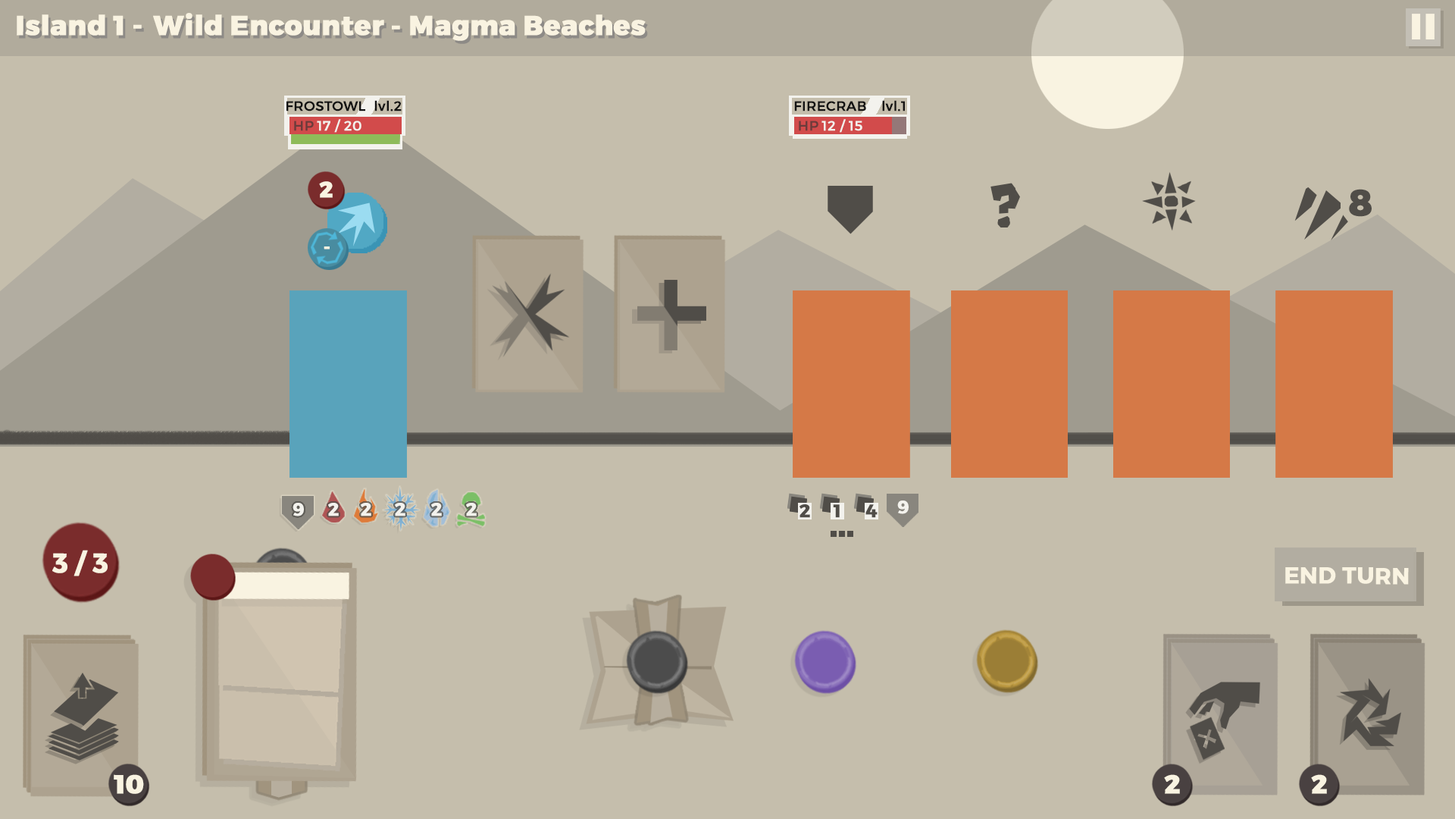
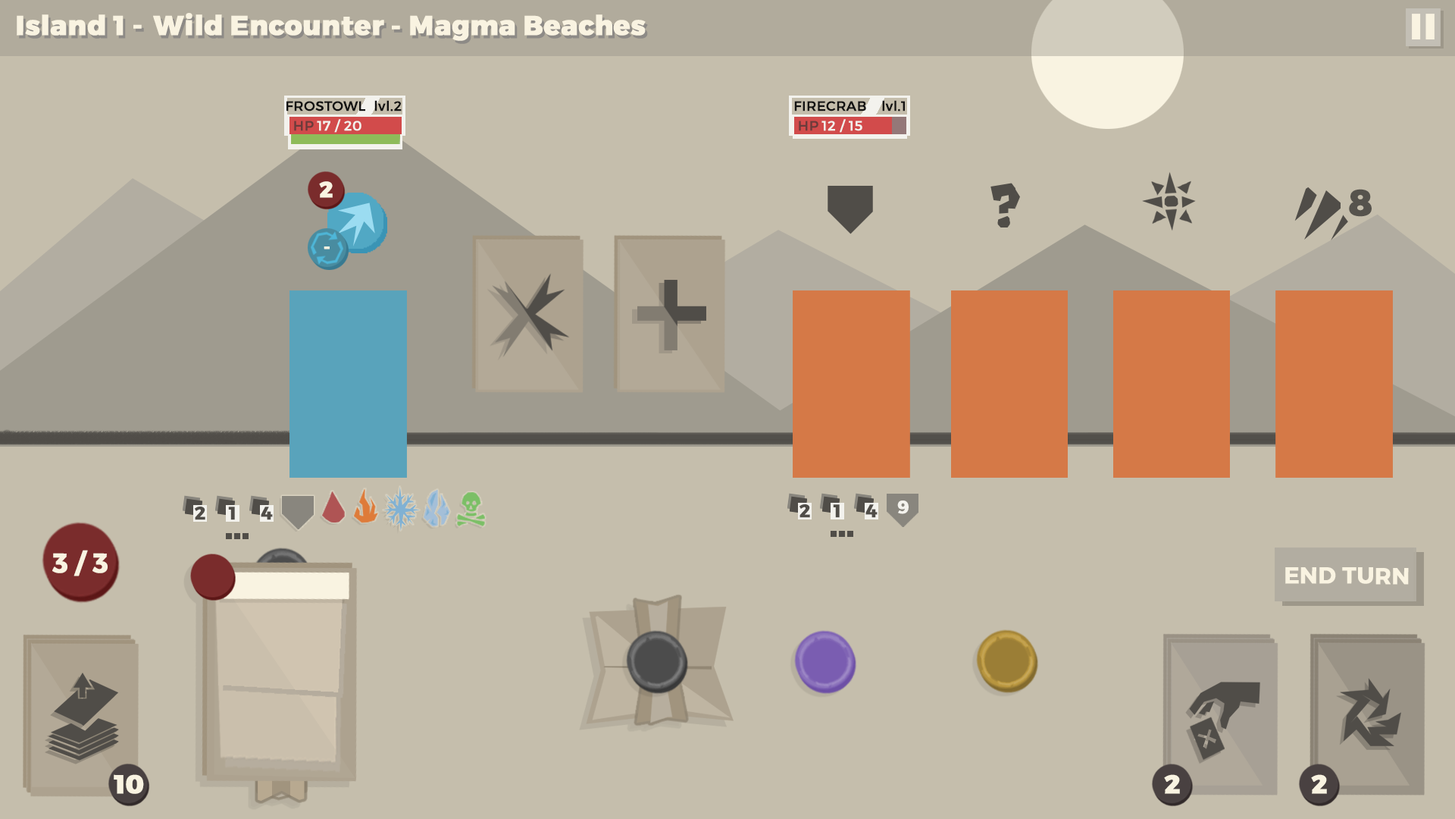
Layer changes from the first 1455×819 image to the second:
removed layer "Layer 4" (was 37%) from group "Card" over (220, 597, 348, 607)
painted on "IMG copy" over (215, 597, 345, 773)
showed "Quality_Ribbon_Upgraded" over (257, 762, 305, 801)
showed "Layer 3" (1st of 2, in "UI_area" › "Stats_ui_Player" › "Buff/debuff") over (225, 532, 249, 539)
showed group "GenericBuff copy 2" (1st of 2, in "UI_area" › "Stats_ui_Player" › "Buff/debuff") (3 layers) over (249, 494, 274, 522)
showed group "GenericBuff copy" (1st of 2, in "UI_area" › "Stats_ui_Player" › "Buff/debuff") (3 layers) over (215, 494, 240, 522)
showed group "GenericBuff" (1st of 2, in "UI_area" › "Stats_ui_Player" › "Buff/debuff") (3 layers) over (182, 494, 207, 522)
hid "2" (4th of 9, in "UI_area" › "Stats_ui_Player" › "Buff/debuff" › "Poison") over (466, 502, 477, 517)
hid "2" (5th of 9, in "UI_area" › "Stats_ui_Player" › "Buff/debuff" › "Frozen") over (431, 502, 442, 517)
hid "2" (6th of 9, in "UI_area" › "Stats_ui_Player" › "Buff/debuff" › "Chilled") over (394, 502, 406, 517)
hid "2" (7th of 9, in "UI_area" › "Stats_ui_Player" › "Buff/debuff" › "Burnt") over (360, 502, 372, 517)
hid "2" (8th of 9, in "UI_area" › "Stats_ui_Player" › "Buff/debuff" › "Bleed") over (328, 502, 339, 517)
hid "9" (1st of 2, in "UI_area" › "Stats_ui_Player" › "Buff/debuff" › "Armor") over (292, 502, 304, 517)
"8": opacity 100% → 96% over (1349, 189, 1372, 217)
